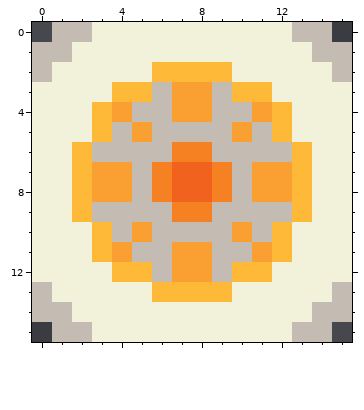
A pixel-art file gets an edit: aseprite/clone.aseprite. The picture above was drawn from the file before the commit.
16x16 pixels, 1 frame.
The result:
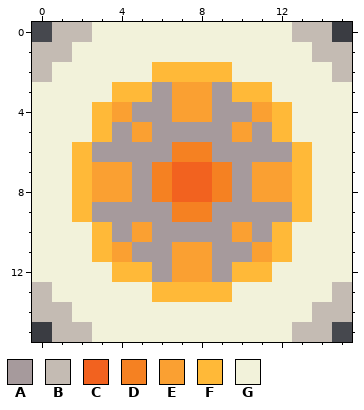
Palette (. is transparent): A #a69a9c  B #c4bbb3  C #f2621f  D #f58122  E #faa032  F #ffb938  G #f2f2da
The edit:
Changed rows in their new state; - is an unchanged pixel.
first column x 3:
 3 ---A--A---
 4 --AA--AA--
 5 -A-AAAA-A-
 6 AAAA--AAAA
 7 --A----A--
 8 --A----A--
 9 AAAA--AAAA
10 -A-AAAA-A-
11 --AA--AA--
12 ---A--A---
Changed places in both pictures, as pixel boxes (x1, y1, x2, y2):
changed: (92, 82, 292, 282)
